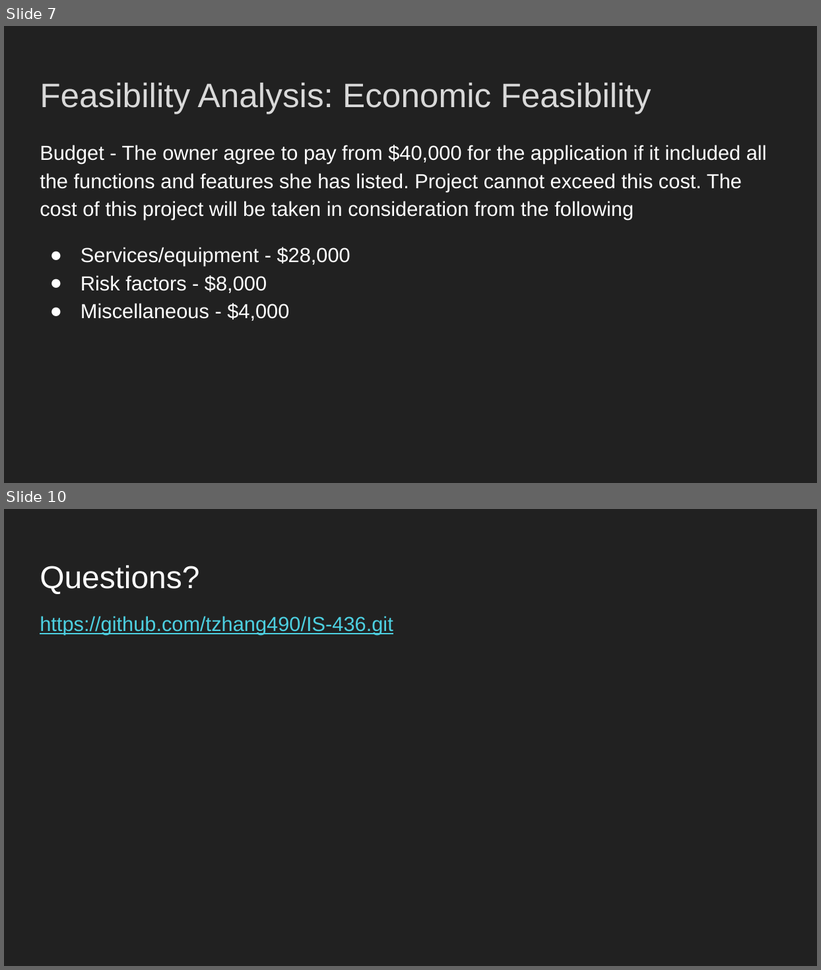
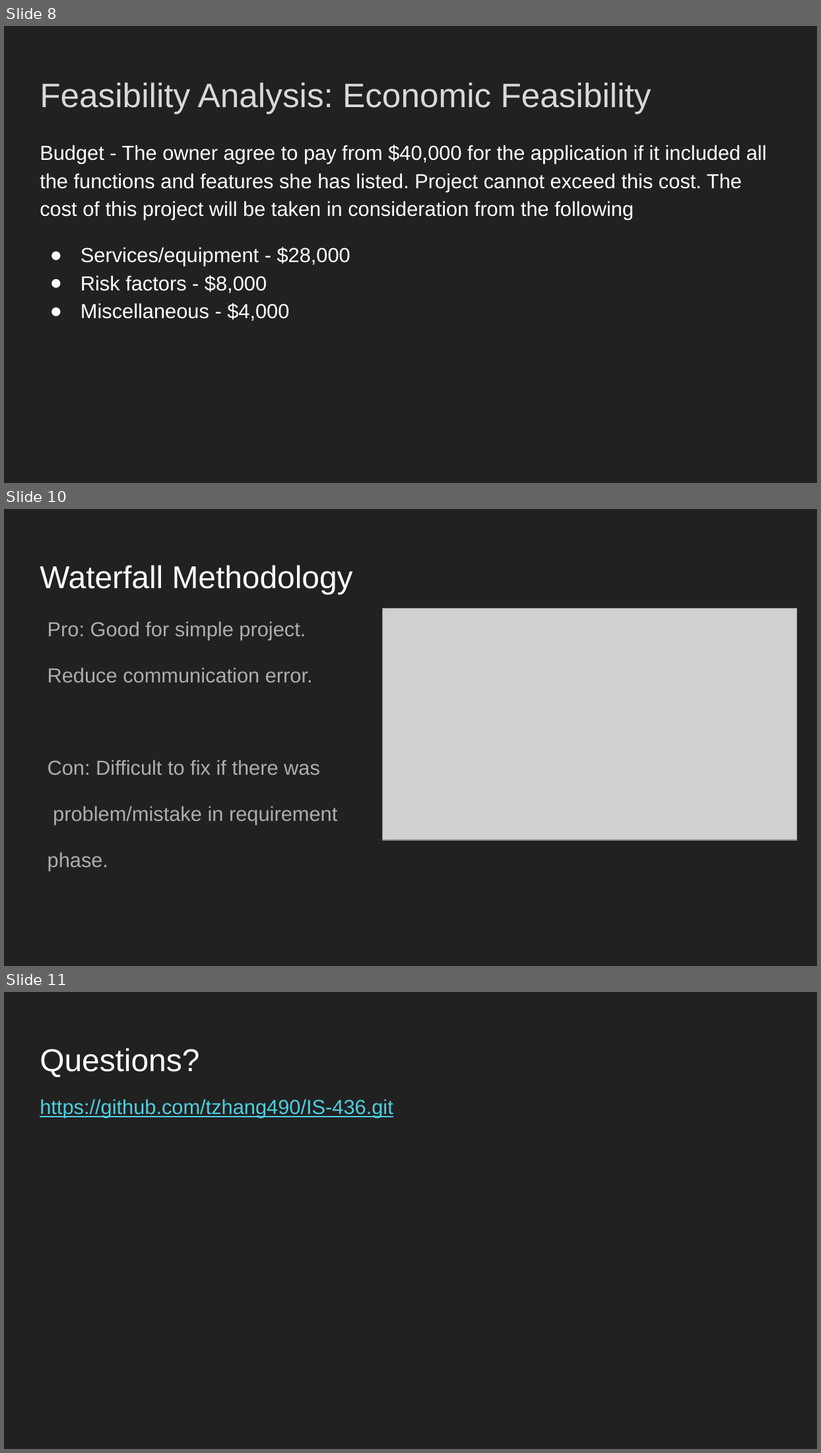
Before and after one commit to tzhang490/IS-436, a slide deck: IS 436: Deliverable 1.pptx. Shown one above the other, each under a label of ours: slides 7 and 10 before the commit, slides 8, 10 and 11 after it; the slides between them are not shown. The pictures are 821x970 and 821x1453 pixels, drawn with LibreOffice and Linux fonts; fonts in the diff are those of the drawing; grey boxes stand for pictures. Boxes give left, top, right and bottom in pixels: in the first picture for what was removed or moved away, otherwise in the second. Text is boxed around its words. In the diff, an @@ line names an element or a change of style, - is before the commit and + after.

```diff
--- a/IS 436: Deliverable 1.pptx
+++ b/IS 436: Deliverable 1.pptx
@@ slide 10 added at (4,509,817,966), background #212121 @@
@@ title added at (40,565,353,594), 28 pt, text #FFFFFF @@
+Waterfall Methodology
@@ text added at (48,621,337,871), 18 pt, text #ADADAD @@
+Pro: Good for simple project.
+Reduce communication error.
+Con: Difficult to fix if there was
+problem/mistake in requirement
+phase.
@@ picture added at (383,608,797,841) @@
@@ what was slide 7 is now slide 8 @@
@@ what was slide 10 is now slide 11 @@
```
Also in this commit, not shown: 3 slides changed, 1 other slide added, 1 slide removed.
